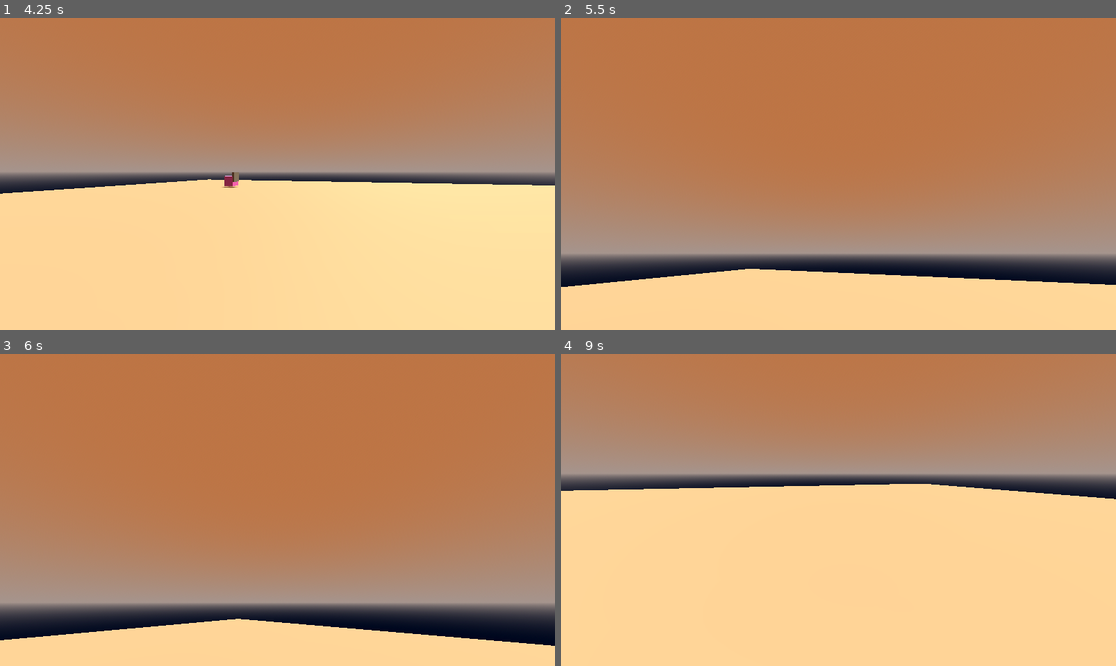
Above: before the commit, frames 1-4 (two rows, left to right).
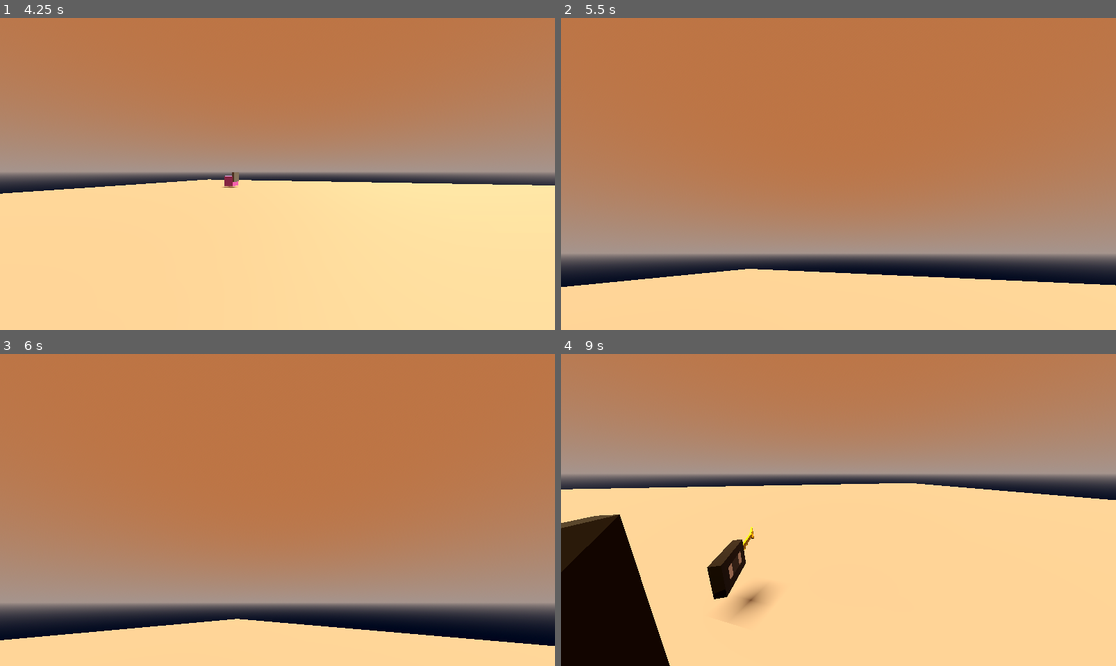
Above: after the commit, the same moments.

Repository: Slippery-Marker/TMTV_SJ2025
Game: Godot game, scene res://Scenes/Levels/test.tscn
Two runs of this game, one before a commit and one after it. Both use one fixed random seed, a clock stepped at 60 frames per second and the inputs below. The project has no main scene, so this scene is started directly.
Inputs (mouse positions are in pixels of both pictures, inside the frame that each line leads up to):
- Up to frame 1 (4.25 s): move the mouse to (305, 174) at 0.52 s; hold W (mforward) 0.53-2.03 s; tap F (int1) at 0.6, 1.55, 2.1, 2.85, 3.8 s; tap Space (jump) at 0.77, 1.52, 2.75, 3.02, 3.77 s; move the mouse to (249, 174) at 1.27 s; tap Tab (act4) at 1.35 s; tap Enter at 2, 3.5 s; move the mouse to (333, 105) at 2.02 s; hold D (mrightward) 2.03-2.78 s; move the mouse to (249, 236) at 2.77 s; hold W (mforward) 2.78-3.53 s; move the mouse to (444, 220) at 3.52 s; hold A (mleftward) from 3.53 s (still down); hold Tab (act4) from 3.53 s (still down)
- Up to frame 2 (5.5 s): move the mouse to (794, 170) at 4.27 s; release A (mleftward) at 4.28 s; release Tab (act4) at 4.28 s; hold W (mforward) from 4.28 s (still down); tap F (int1) at 4.35, 5.1 s; tap Space (jump) at 4.52 s; move the mouse to (844, 174) at 5.02 s
- Up to frame 3 (6 s): move the mouse to (255, 503) at 5.77 s; release W (mforward) at 5.78 s; hold D (mrightward) from 5.78 s (still down); tap Tab (act4) at 5.85 s
- Up to frame 4 (9 s): tap Space (jump) at 6.02, 6.5, 6.77, 7.52, 8 s; tap F (int1) at 6.05, 6.6, 7.35, 8.3, 8.85 s; move the mouse to (960, 494) at 6.52 s; release D (mrightward) at 6.53 s; hold W (mforward) 6.53-7.28 s; tap Enter at 7.25 s; move the mouse to (727, 525) at 7.27 s; hold D (mrightward) 7.28-8.03 s; move the mouse to (894, 441) at 8.02 s; hold S (mbackward) 8.03-8.78 s; hold Tab (act4) 8.03-8.78 s; move the mouse to (832, 516) at 8.77 s; hold A (mleftward) from 8.78 s (still down)

Frame 1 is identical in both runs. In frame 2, less than 0.1% of the frame differs, in the area x 1-100%, y 80-87%; in frame 3, less than 0.1%; in frame 4, 8.9%, in the area x 0-100%, y 41-100%.

Commit message:
new models + some secret stuff implementation

Diff:
--- a/Scenes/Levels/test.tscn
+++ b/Scenes/Levels/test.tscn
@@ -1,10 +1,11 @@
-[gd_scene load_steps=10 format=3 uid="uid://dnjra2ol5vbe8"]
+[gd_scene load_steps=11 format=3 uid="uid://dnjra2ol5vbe8"]
 
 [ext_resource type="Script" uid="uid://i3y07yc7nimg" path="res://programs/object_brain.gd" id="1_1m5gc"]
 [ext_resource type="PackedScene" uid="uid://xgxdbavmpxxa" path="res://scenes/PB/Player.tscn" id="1_cmgem"]
 [ext_resource type="PackedScene" uid="uid://b4v785wd24pnv" path="res://scenes/PB/tape.tscn" id="3_8kuwg"]
 [ext_resource type="PackedScene" uid="uid://dsl43yp2l26ui" path="res://scenes/PB/tv.tscn" id="4_oteci"]
 [ext_resource type="PackedScene" uid="uid://dr7v2cxdi3foj" path="res://scenes/PB/key.tscn" id="4_wattf"]
+[ext_resource type="PackedScene" uid="uid://dl01ob8wsfj60" path="res://scenes/PB/door.tscn" id="6_jk60j"]
 
 [sub_resource type="ProceduralSkyMaterial" id="ProceduralSkyMaterial_cmgem"]
 sky_top_color = Color(0.7451432, 0.45579368, 0.26899692, 1)
@@ -49,6 +50,7 @@
 use_collision = true
 collision_mask = 0
 script = ExtResource("1_1m5gc")
+behavior = 4
 
 [node name="CSGBox3D2" type="CSGBox3D" parent="."]
 transform = Transform3D(0.21, 0, 0, 0, 1, 0, 0, 0, 1, -11.185597, 1.1136947, -12.8467865)
@@ -61,4 +63,8 @@
 transform = Transform3D(0.5, 0, 0, 0, 0.5, 0, 0, 0, 0.5, -6.7887588, 0.722154, 5.0165367)
 
 [node name="key" parent="." instance=ExtResource("4_wattf")]
-transform = Transform3D(1, 0, 0, 0, 1, 0, 0, 0, 1, -6.766925, 0.7026572, 5.6369376)
+transform = Transform3D(2.445, 0, 0, 0, 2.445, 0, 0, 0, 2.445, -6.766925, 0.7026572, 5.6369376)
+behavior = 0
+
+[node name="door" parent="." instance=ExtResource("6_jk60j")]
+transform = Transform3D(1, 0, 0, 0, 1, 0, 0, 0, 1, -6.905409, 0, 1.27)
--- a/programs/object_brain.gd
+++ b/programs/object_brain.gd
@@ -1,22 +1,38 @@
 class_name object_brain
 extends Node3D
-enum behaviour{tape=0,tv=1,key=2,locked_door=3}
+enum behaviour{tape=0,tv=1,key=2,lock=3,none=4,unlocked_door=5}
 enum animation{door=0,item=1,toggle=2,none=3}
 @export var behavior:behaviour=behaviour.tape
 @export var _animator:animation=animation.none
+@export var _if_it_has_a_lock: Node3D
 @export var rotation_speed:float=0.5
 @export var bob_height:float=0.1
 @export var bob_speed:float=0.5
+@export var rng_range_min: int = 0 # New: Min value for random number
+@export var rng_range_max: int = 100 # New: Max value for random number
+var _rng:int
 var _initial_y:float=0
 var _static_initial_y:float=0
 static var _inv:inventory_manager=inventory_manager.new()
+func _generate_random_num(min_val: int, max_val: int) -> int:
+	return randi() % (max_val - min_val + 1) + min_val
 func _ready() -> void:
 	_initial_y = global_transform.origin.y
+	_static_initial_y = rotation.y # Initialize target to current X rotation
+	if behavior==5:
+		if _if_it_has_a_lock && is_instance_valid(_if_it_has_a_lock):
+			_if_it_has_a_lock.queue_free()
+	randomize()
+	_rng=_generate_random_num(rng_range_min,rng_range_max)
+func  _set_behavior(BEH:int):
+	behavior=BEH
+func _set_rng():
+	_rng=_generate_random_num(rng_range_min,rng_range_max)
 #NOTE: the problem with this ready function is it makes a new one for all of the functions instantiated from the called class, so yeah inventory no worky if put in _ready().
 func _process(delta: float) -> void:
 	match _animator:
 		0:
-			pass
+				queue_free()
 		1:
 			rotate_y(delta * rotation_speed * TAU)
 			var time = Time.get_ticks_usec() / 1000000.0
@@ -43,7 +59,13 @@
 			if _inv.get_tape()!=0:
 				_inv.use_tape()
 				print("(tapes remaining: ",_inv.get_tape(),")")
-				_animator=1
+				if _rng==21 || _rng== 10 || _rng==81:
+					print("WOULD YOU LOOK AT THAT! THE WORLD IS not revolving its the TV!!!")
+					_animator=1
+				else:
+					print("Eh... ",_rng," is not a part of the the secret numbers gang")
+					randomize()
+					_set_rng()
 			else:
 				printerr("INSUFFICIENT TAPES!")
 				_animator=3
@@ -53,11 +75,18 @@
 			print("(keys collected: ",_inv.get_key(),")")
 			queue_free()
 		3:
-			print("Running DOORLOCKED interaction logic.")
+			print("Running LOCK interaction logic.")
 			if _inv.get_key()!=0:
-				queue_free()
+				_inv.use_key()
+				print("(keys remaining: ",_inv.get_key(),")")
+				if _if_it_has_a_lock && is_instance_valid(_if_it_has_a_lock):
+					_if_it_has_a_lock.queue_free()
+				_set_behavior(5)
 			else:
 				printerr("INSUFFICIENT KEYS!")
+		5:
+			print("Running DOORUNLOCKED interaction logic.")
+			_animator=0
 func get_behavior():
 	return behavior
-#NOTE:
+#NOTE: this might be one of the most modular things in he project, you put this on any object it will work but yeah its pretty limited but hey im running low on time thanks to what happend with Mono Godot and the outdated documentation/tutorials that just throw errors even when you copy 1 by 1 idk how that's even possible.
--- a/programs/player_object_interaction.gd
+++ b/programs/player_object_interaction.gd
@@ -2,12 +2,12 @@
 extends RefCounted
 var _ray: RayCast3D
 var _label: Label
+const BEH = object_brain.behaviour
 func set_raycast(ray:RayCast3D, label:Label) -> void:
 	_ray = ray
 	_label = label
 #NOTE: there are times you need to get the parent (ex: glTf import)
 func get_node_parent(node: Node) -> Node:
-	# CRASH FIX: Immediately check if the node is valid before accessing methods.
 	if not is_instance_valid(node):
 		return null
 	# 1. Check if the current node has the method we care about
@@ -25,7 +25,8 @@
 		var collider: Node = _ray.get_collider()
 		var interactive_object: Node = get_node_parent(collider)
 		#NOTE: always check if that shit valid bro i swear to god (crashed almost 100 times)
-		if interactive_object and is_instance_valid(interactive_object):
+		#NOTE: if you want one of the behaviors to skip this check, you have to define the enum in a constant variable (this one confused me too long)
+		if interactive_object and is_instance_valid(interactive_object) && interactive_object.get_behavior() != BEH.none:
 			_label.show()
 			# Communicates the interaction
 			if Input.is_action_just_pressed("int1"):
--- a/project.godot
+++ b/project.godot
@@ -55,16 +55,6 @@
 "events": [Object(InputEventKey,"resource_local_to_scene":false,"resource_name":"","device":-1,"window_id":0,"alt_press …(192 unchanged characters)…
 ]
 }
-int2={
-"deadzone": 0.2,
-"events": [Object(InputEventKey,"resource_local_to_scene":false,"resource_name":"","device":-1,"window_id":0,"alt_pressed":false,"shift_pressed":false,"ctrl_pressed":false,"meta_pressed":false,"pressed":false,"keycode":0,"physical_keycode":69,"key_label":0,"unicode":101,"location":0,"echo":false,"script":null)
-]
-}
-int3={
-"deadzone": 0.2,
-"events": [Object(InputEventKey,"resource_local_to_scene":false,"resource_name":"","device":-1,"window_id":0,"alt_pressed":false,"shift_pressed":false,"ctrl_pressed":false,"meta_pressed":false,"pressed":false,"keycode":0,"physical_keycode":71,"key_label":0,"unicode":103,"location":0,"echo":false,"script":null)
-]
-}
 act1={
 "deadzone": 0.2,
 "events": [Object(InputEventMouseButton,"resource_local_to_scene":false,"resource_name":"","device":-1,"window_id":0,"a …(256 unchanged characters)…
--- /dev/null
+++ b/scenes/PB/door.tscn
@@ -0,0 +1,19 @@
+[gd_scene load_steps=4 format=3 uid="uid://dl01ob8wsfj60"]
+
+[ext_resource type="PackedScene" uid="uid://bctrtj3mlaghc" path="res://assets/3D/Models/door.glb" id="1_pfsu5"]
+[ext_resource type="Script" uid="uid://i3y07yc7nimg" path="res://programs/object_brain.gd" id="2_dxn36"]
+[ext_resource type="PackedScene" uid="uid://bhuxg43ntq2qv" path="res://scenes/PB/lock.tscn" id="3_nwegv"]
+
+[node name="door" node_paths=PackedStringArray("_if_it_has_a_lock") instance=ExtResource("1_pfsu5")]
+script = ExtResource("2_dxn36")
+behavior = 3
+_if_it_has_a_lock = NodePath("lock")
+
+[node name="lock" parent="." index="2" instance=ExtResource("3_nwegv")]
+transform = Transform3D(1.515, 0, 0, 0, 1.515, 0, 0, 0, 1.515, 0.2, 1, 0)
+script = ExtResource("2_dxn36")
+behavior = 4
+_animator = 1
+rotation_speed = 0.0
+bob_height = 0.05
+bob_speed = 2.0
--- /dev/null
+++ b/scenes/PB/lock.tscn
@@ -0,0 +1,8 @@
+[gd_scene load_steps=2 format=3 uid="uid://bhuxg43ntq2qv"]
+
+[ext_resource type="PackedScene" uid="uid://c34gav4pdjbl3" path="res://assets/3D/Models/lock.glb" id="1_xkind"]
+
+[node name="lock" instance=ExtResource("1_xkind")]
+
+[node name="collision" parent="." index="1"]
+collision_layer = 0
Binary file added: assets/3D/Models/door.glb
Not shown, added: assets/3D/Models/door.glb.import
Binary file added: assets/3D/Models/lock.glb
Not shown, added: assets/3D/Models/lock.glb.import
